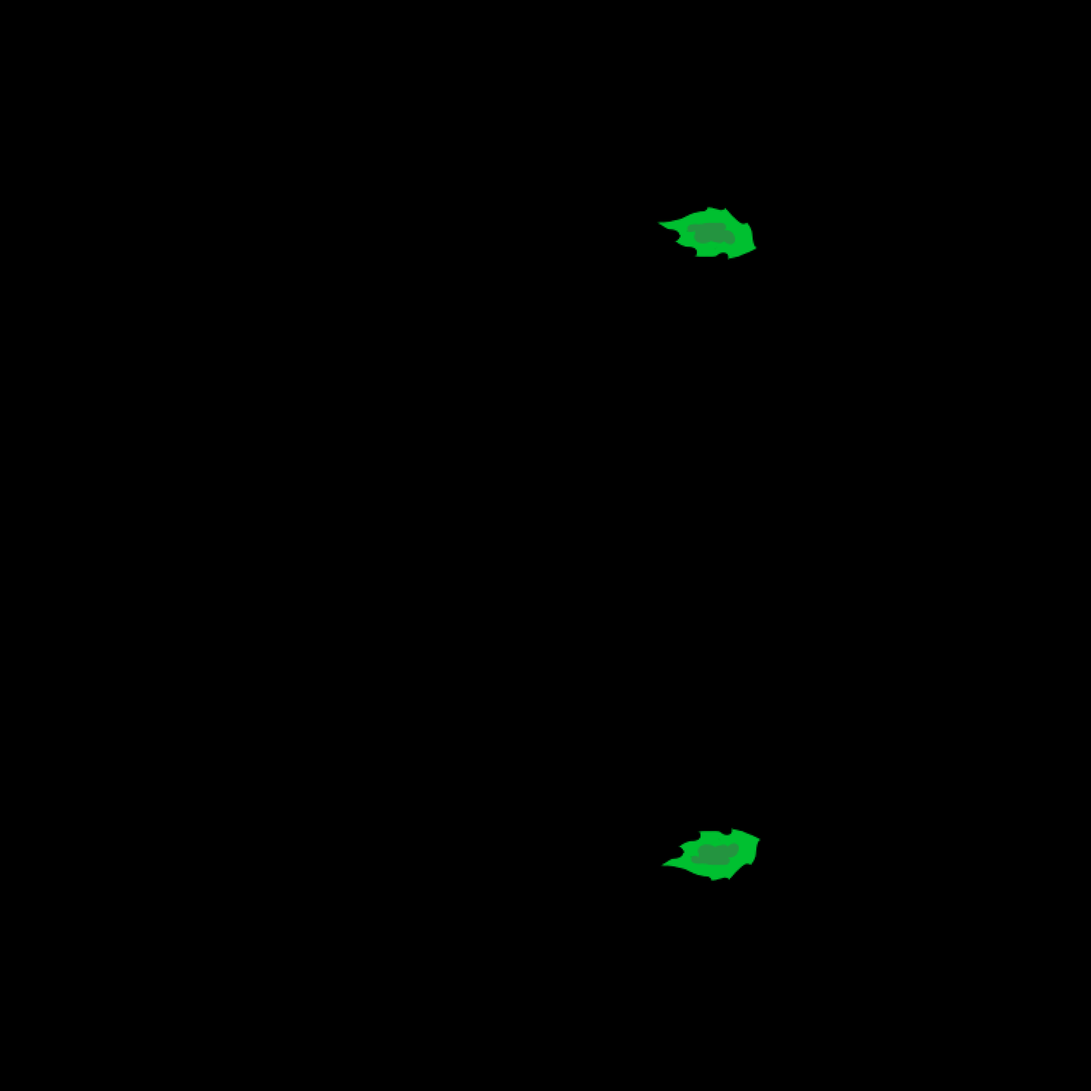
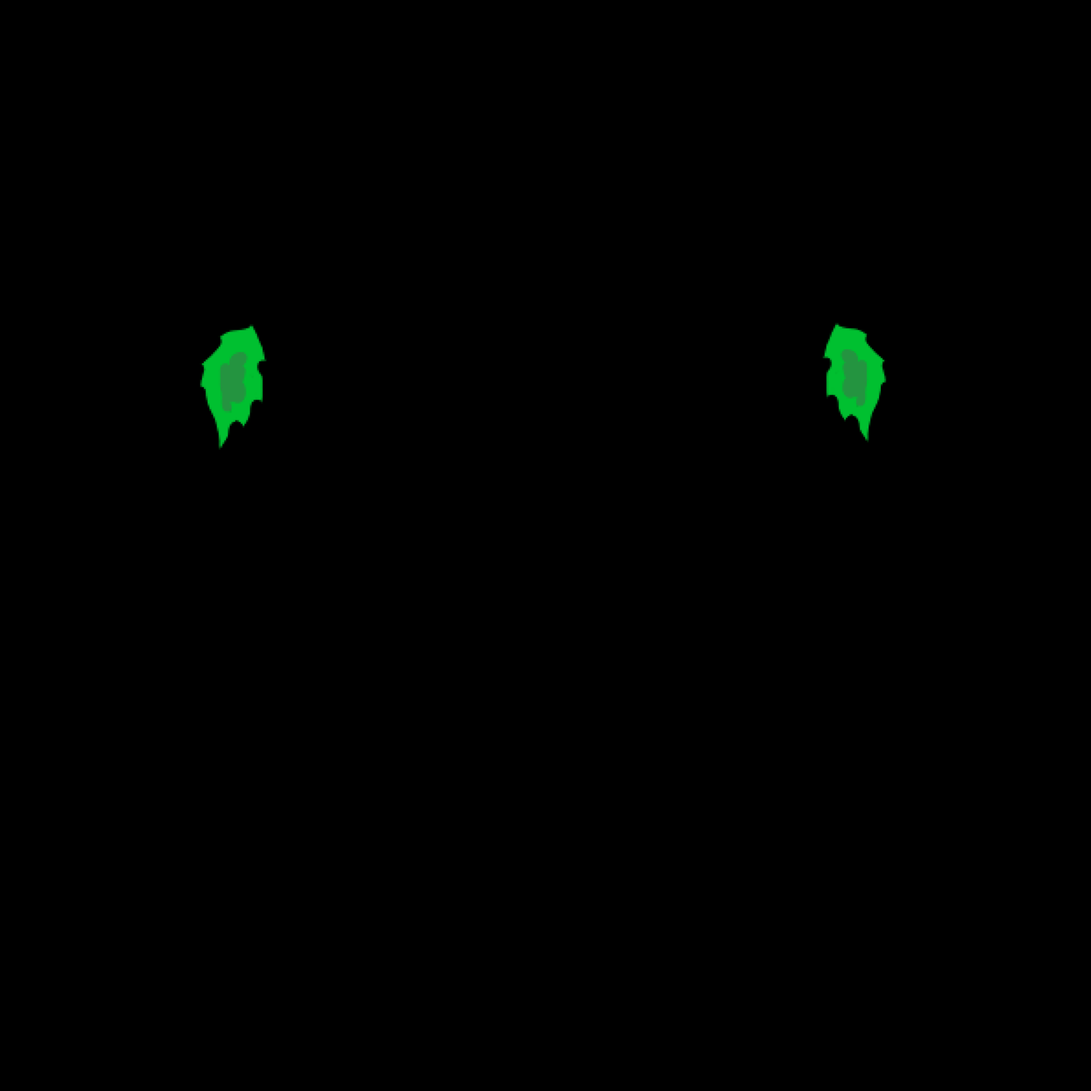
Two versions of the same layered image (1091×1091). Layer-by-layer changes:
painted on "Layer3" over [199, 206, 758, 451]
painted on "Layer2" over [660, 322, 887, 882]
